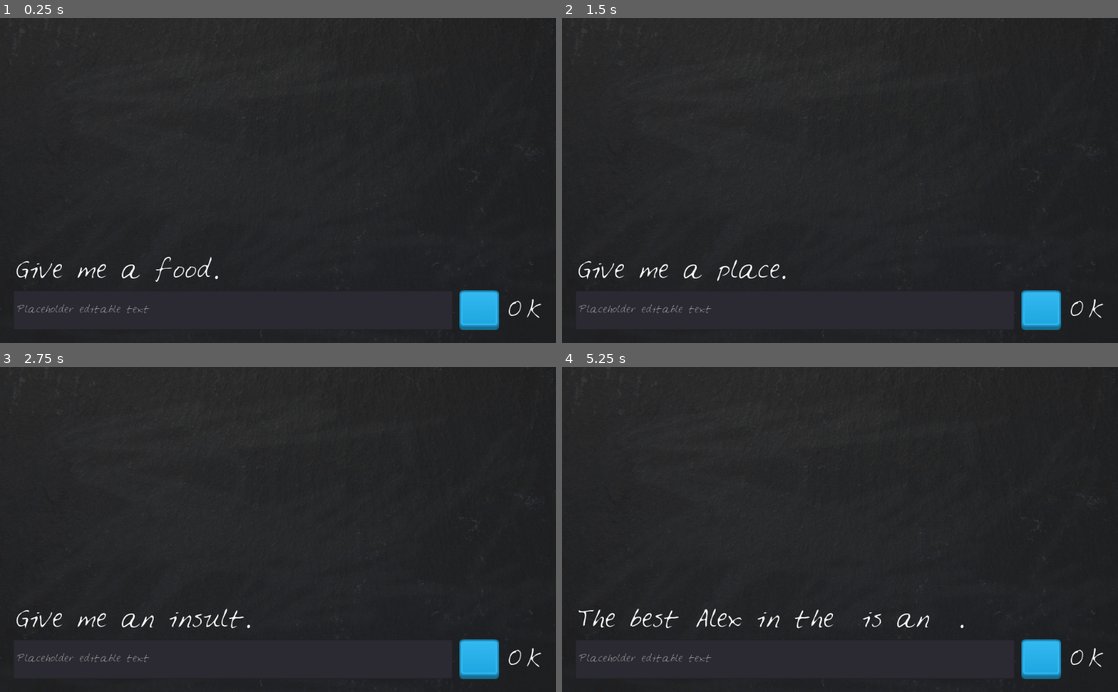
Above: before the commit, frames 1-4 (two rows, left to right).
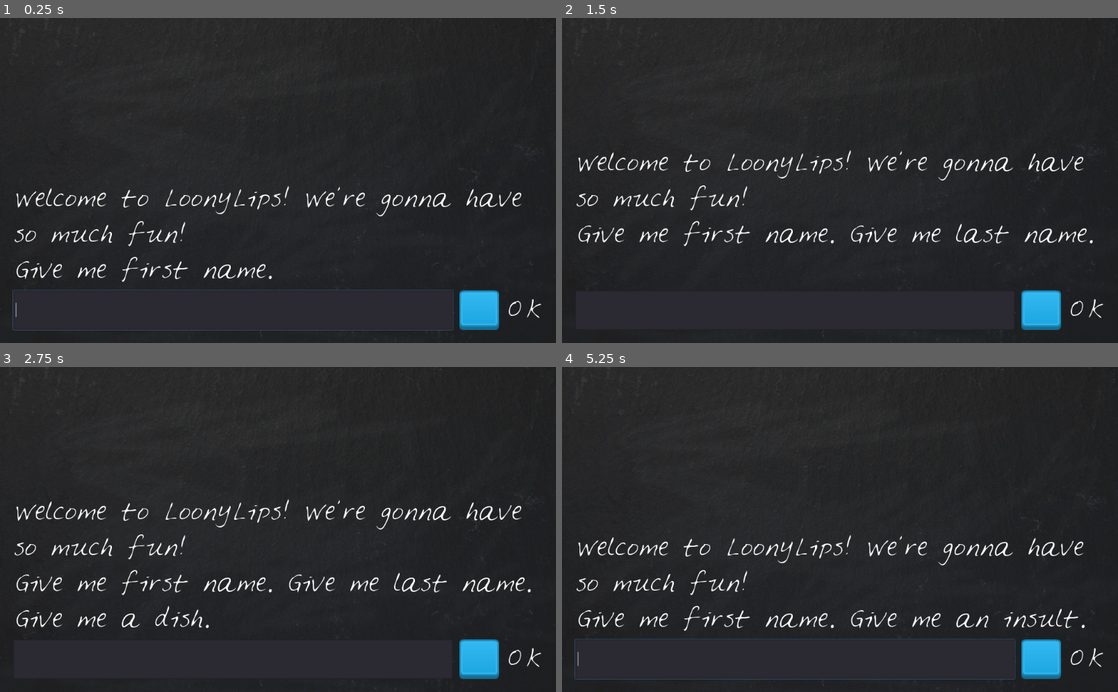
Above: after the commit, the same moments.

Repository: SHA056/LoonyLips
Game: Godot game, scene res://LooneyLips.tscn
The game is run twice, just before and just after one commit, with the same random seed, the same clock (stepped at 60 frames per second) and the same inputs.
Inputs (mouse positions are in pixels of both pictures, inside the frame that each line leads up to):
- Up to frame 1 (0.25 s): no input
- Up to frame 2 (1.5 s): click (795, 310) at 0.52 s; type "Alex" at 0.6 s; click (1040, 310) at 1.25 s
- Up to frame 3 (2.75 s): click (478, 659) at 2 s
- Up to frame 4 (5.25 s): click (1040, 659) at 2.75 s; tap Enter at 3.5, 5 s; tap Space at 4.25 s

The runs differ from the first frame. In frame 1, 2.6% of the frame differs, in the area x 2-94%, y 51-97%; in frame 2, 3.0%; in frame 3, 2.9%; in frame 4, 3.5%, in the area x 2-95%, y 51-97%.
Error before the commit: Invalid get index '5' (on base: 'Array'). (res://LooneyLips.gd:52)

Commit message:
(add) dictionary functionality

Diff:
--- a/LooneyLips.gd
+++ b/LooneyLips.gd
@@ -4,49 +4,75 @@
 #var story = "Detective: Hello! I'm detective %s. And you are?\nSuspect: %s\nDetective: You're here today under suspici …(910 unchanged characters)…
 #var prompts = ["a male name", "your favorite teacher", "an exclamation", "a number", "a plural word", "a store name",  …(244 unchanged characters)…
 
-var story = "The best %s in the %s is an %s %s."
-var prompts = ["a food", "a place", "an insult", "the same food"]
+#var story = "The best %s in %s is an %s %s."
+#var prompts = ["a food", "a place", "an insult", "the same food"]
+
+var template = [{
+	"prompts" : ["a food", "a place", "an insult", "the same food"],
+	"story" : "The best %s in %s is an %s %s."
+	},
+	{
+	"prompts" : ["first name", "last name", "a dish"],
+	"story" : "%s %s makes the best %ss in the world."
+	},{
+	"prompts" : ["first name", "an insult", "a food", "a dish"],
+	"story" : "%s makes better %s %ses than %s."
+	},{
+	"prompts" : ["first name", "a city", "a dish"],
+	"story" : "If you ever go to %s's restaurant in %s, you should definately get %s."
+	},{
+	"prompts" : ["a dish", "an insult", "a food"],
+	"story" : "The best part about ordering %ss is that you get an %s %s for free!"
+	},]
+var current_story = {}
 
 onready var PlayerText = $VBoxContainer/HBoxContainer/PlayerText
 onready var DisplayText = $VBoxContainer/DisplayText
 
 func _ready ():
-#	DisplayText.text = "Welcome to LoonyLips! We're gonna have so much fun!\n"
+	pick_a_template()
+	DisplayText.text = "Welcome to LoonyLips! We're gonna have so much fun!\n"
 	check_player_word_length()
-
+	PlayerText.grab_focus()
 
 func _on_PlayerText_text_entered(new_text):
-	add_to_player_words()
-#	show_display(new_text)
+	if is_story_done():
+		get_tree().reload_current_scene()
+	else:
+		add_to_player_words()
 #	PlayerText.clear()
 
+func _on_TextureButton_pressed():
+	if is_story_done():
+		get_tree().reload_current_scene()
+	else:
+		add_to_player_words()
 
-func _on_TextureButton_pressed():
-	add_to_player_words()
-#	var display = PlayerText.text
-#	show_display(display)
-
-
-#func show_display(input):
-
+func pick_a_template():
+	randomize()
+	current_story = template[randi() % template.size()]
 
 func add_to_player_words():
 	player_words.append(PlayerText.text)
 	PlayerText.clear()
 	check_player_word_length()
 
+func is_story_done():
+	return player_words.size() == current_story.prompts.size()
 
 func check_player_word_length():
 	if is_story_done():
-		tell_story()
+		end_game()
 	else:
-		prompt_word()
-
-func is_story_done():
-	return player_words.size() == prompts.size()
+		prompt_player()
 
 func tell_story():
-	DisplayText.text = story % player_words
+	DisplayText.text = current_story.story % player_words
 
-func prompt_word():
-	DisplayText.text = "Give me " + prompts[player_words.size()] + "."
+func prompt_player():
+	DisplayText.text += "Give me " + current_story.prompts[player_words.size()] + ". "
+
+func end_game():
+	PlayerText.queue_free()
+	$VBoxContainer/HBoxContainer/Label.text = "AGAIN"
+	tell_story()
--- a/LooneyLips.tscn
+++ b/LooneyLips.tscn
@@ -40,7 +40,6 @@
 margin_right = 976.0
 margin_bottom = 475.0
 custom_fonts/font = SubResource( 4 )
-text = "Placeholder Text"
 autowrap = true
 
 [node name="HBoxContainer" type="HBoxContainer" parent="VBoxContainer"]
@@ -48,6 +47,7 @@
 margin_right = 976.0
 margin_bottom = 552.0
 custom_constants/separation = 12
+alignment = 2
 
 [node name="PlayerText" type="LineEdit" parent="VBoxContainer/HBoxContainer"]
 margin_right = 810.0
@@ -55,6 +55,7 @@
 size_flags_horizontal = 3
 custom_fonts/font = SubResource( 2 )
 placeholder_text = "Placeholder editable text"
+placeholder_alpha = 0.0
 
 [node name="TextureButton" type="TextureButton" parent="VBoxContainer/HBoxContainer"]
 margin_left = 822.0
